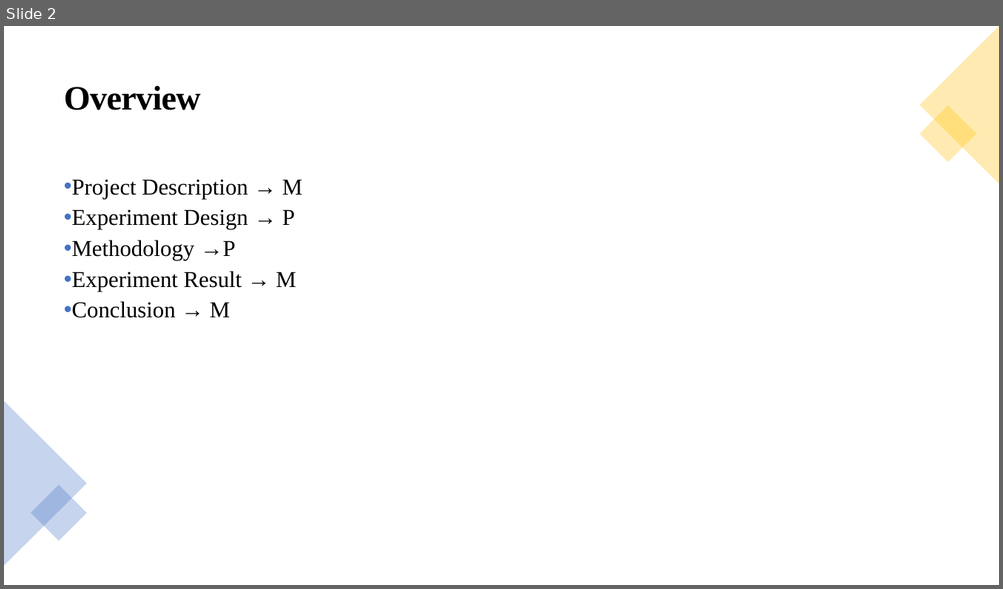
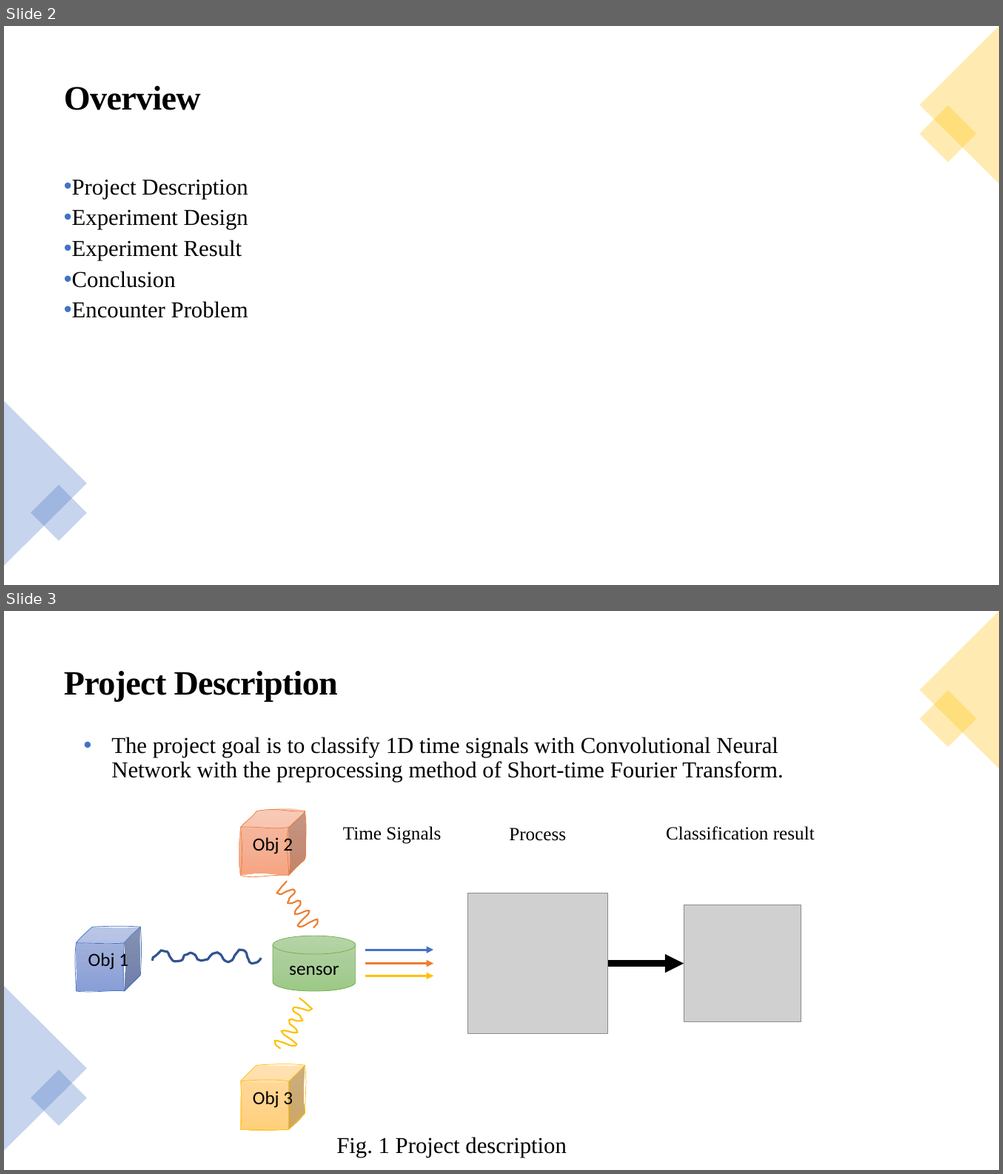
Before and after one commit to paweenp/Classification-of-time-signals-by-CNN-using-STFT, a slide deck: Presentation/Classification-of-time-signals-by-CNN-using-STFT.pptx. Shown one above the other, each under a label of ours: slide 2 before the commit, slides 2 and 3 after it. The pictures are 1003x589 and 1003x1174 pixels, drawn with LibreOffice and Linux fonts; fonts in the diff are those of the drawing; grey boxes stand for pictures. Boxes give left, top, right and bottom in pixels: in the first picture for what was removed or moved away, otherwise in the second. Text is boxed around its words. In the diff, an @@ line names an element or a change of style, - is before the commit and + after.

```diff
--- a/Presentation/Classification-of-time-signals-by-CNN-using-STFT.pptx
+++ b/Presentation/Classification-of-time-signals-by-CNN-using-STFT.pptx
@@ slide 3 added at (4, 611, 999, 1170), background #FFFFFF @@
@@ triangle added at (919, 611, 999, 769), fill #FFC000 at 30% opacity @@
@@ text added at (64, 671, 338, 701), 33 pt, text #000000, bold @@
+Project Description
@@ rectangle added at (919, 691, 976, 748), fill #FFC000 at 30% opacity @@
@@ text added at (111, 737, 782, 782), 22 pt, text #000000 @@
+• The project goal is to classify 1D time signals with Convolutional Neural Network with the preprocessing method of Short-time Fourier Transform.
@@ group added at (77, 811, 814, 1130): 6 freeform shapes, 4 arrows, 3 texts, 2 pictures, 1 cylinder @@
+sensor
+Obj 1
+Obj 2
+Obj 3
+Time Signals
+Process
+Classification result
@@ triangle added at (4, 986, 87, 1151), fill #4472C4 at 30% opacity @@
@@ rectangle added at (31, 1070, 87, 1126), fill #4472C4 at 30% opacity @@
@@ text added at (336, 1137, 566, 1158), 22 pt, text #000000 @@
+Fig. 1 Project description
@@ slide 2 changed as well @@
@@ text at (72, 179, 248, 318): text changed @@
-• Project Description → M
-• Experiment Design → P
-• Methodology →P
-• Experiment Result → M
-• Conclusion → M
+• Project Description
+• Experiment Design
+• Experiment Result
+• Conclusion
+• Encounter Problem
```
Also in this commit, not shown: 1 other slide changed, 15 other slides added, 5 slides removed.
